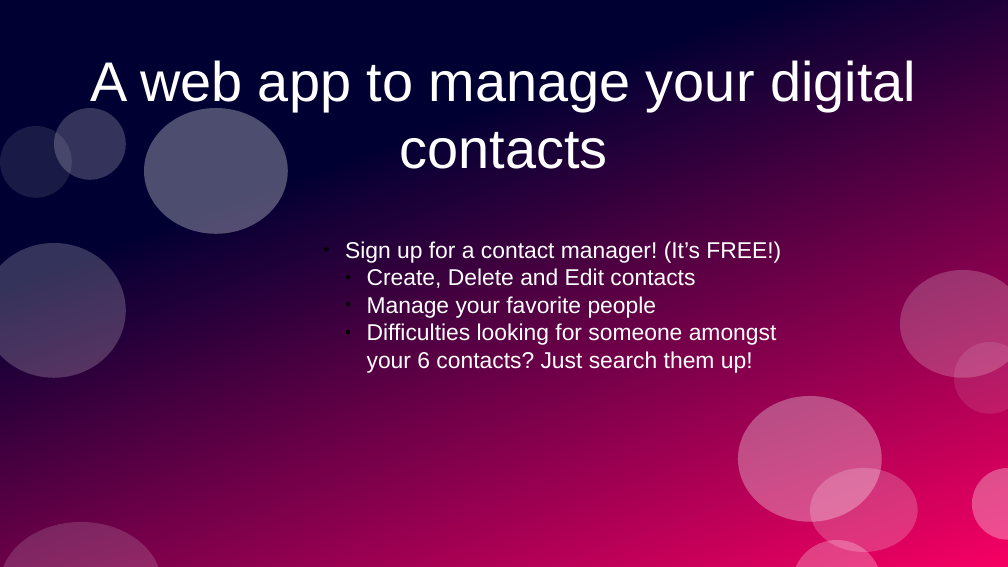
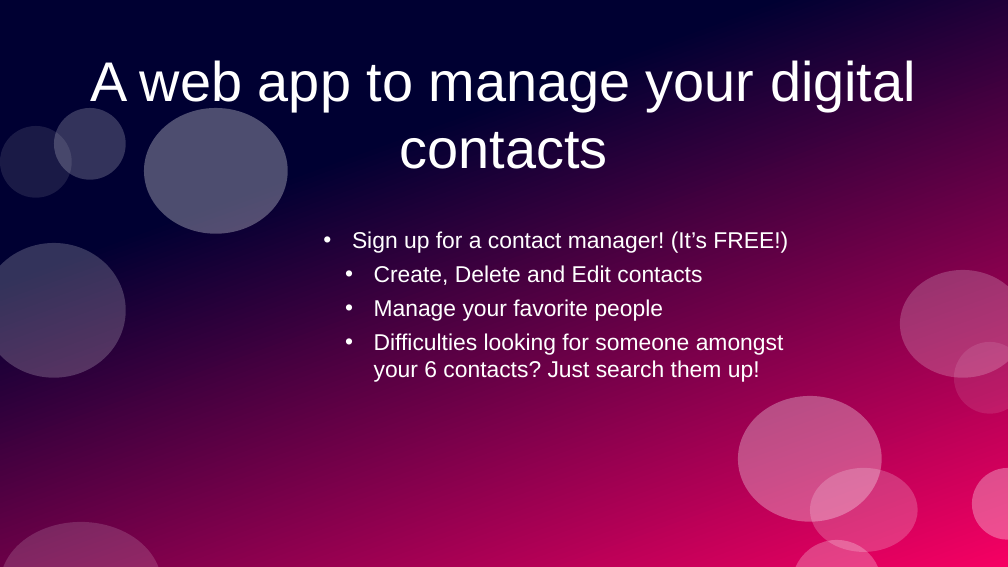
Before and after one commit to PrototypeProto/COP_4331_Small-Project, a slide deck: slide 2 of Pres.pptx. Drawn at 1008x567 pixels with LibreOffice and Linux fonts; fonts in the diff are those of the drawing. Boxes give left, top, right and bottom in pixels: in the first picture for what was removed or moved away, otherwise in the second. Text is boxed around its words. In the diff, an @@ line names an element or a change of style, - is before the commit and + after.

```diff
--- a/Pres.pptx
+++ b/Pres.pptx
@@ subtitle "Sign up for a contact ..." at [352, 231, 788, 382]: bullet ● to •; more space between paragraphs; bullet colour #000000 to #FFFFFF @@
```
Also in this commit, not shown: 11 other slides changed, 7 slides added, 1 slide removed.
